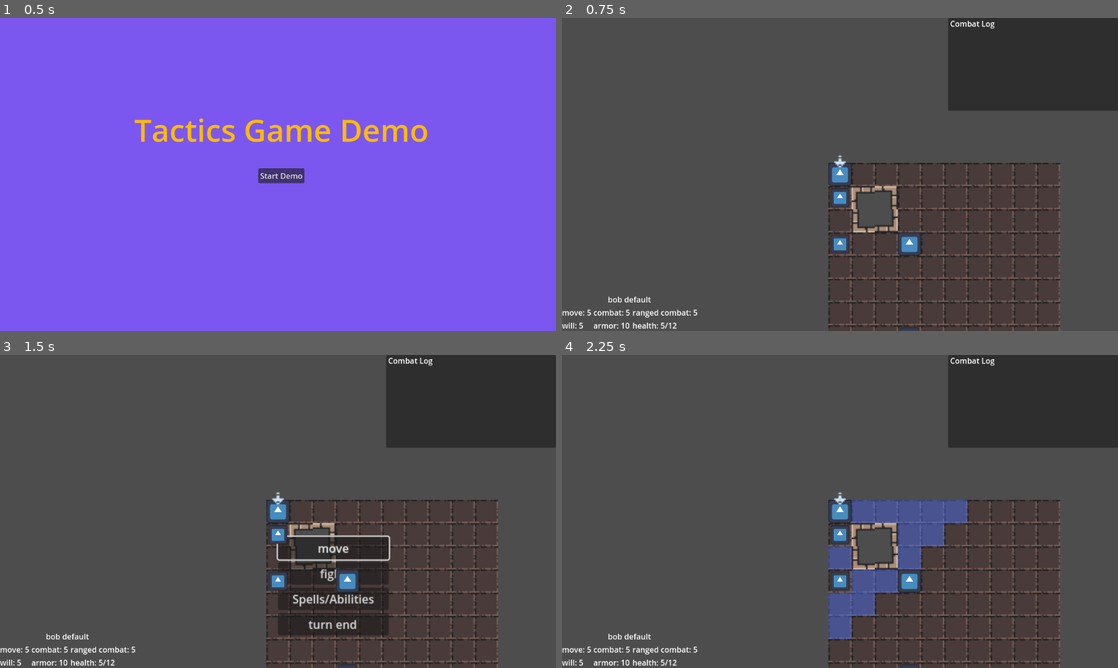
Above: before the commit, frames 1-4 (two rows, left to right).
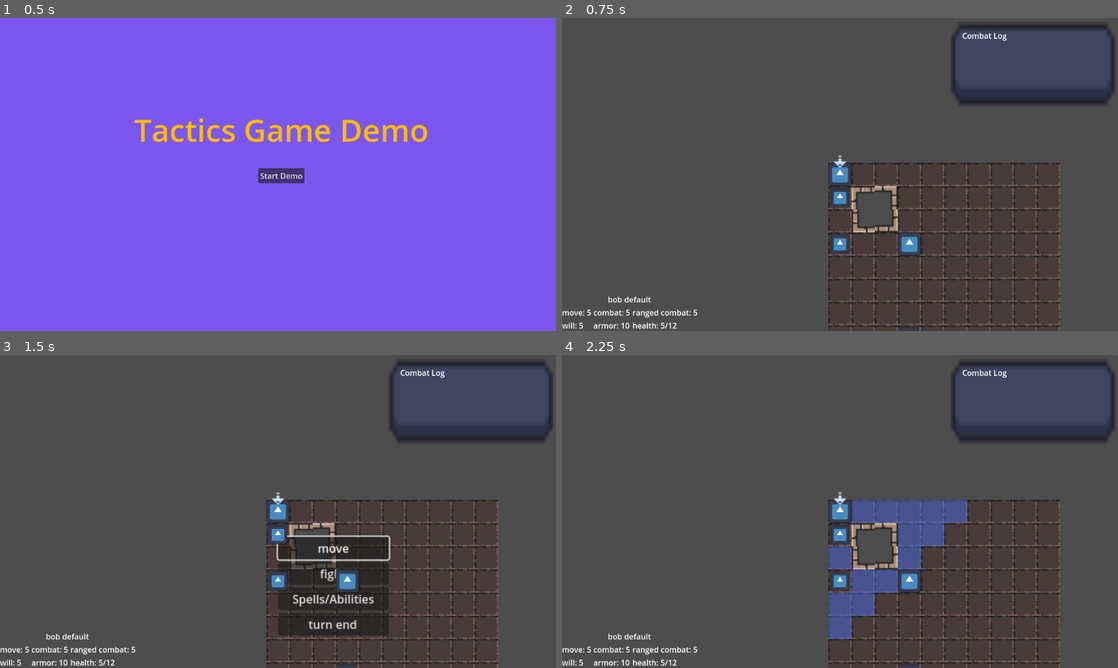
Above: after the commit, the same moments.

Repository: brianhall1313/dungeon-tactics
Game: Godot game, scene res://Scene/start_screen.tscn
Same seed, same stepped clock (60 frames per second), same inputs: the game is played once before the commit and once after it. The engine's default icon, where the game draws it, is replaced by a stand-in: a white triangle on a blue panel in a dark square.
Inputs (mouse positions are in pixels of both pictures, inside the frame that each line leads up to):
- Up to frame 1 (0.5 s): no input
- Up to frame 2 (0.75 s): click "Start Demo" at 0.5 s
- Up to frame 3 (1.5 s): tap Enter at 1.25 s; move the mouse to (472, 401) at 1.27 s
- Up to frame 4 (2.25 s): click "move" at 2 s

Frame 1 is identical in both runs. In frame 2, 6.6% of the frame differs, in the area x 69-100%, y 0-30%; in frame 3, 6.6%; in frame 4, 6.6%.

Commit message:
more ui stuff. mostly a texture

Diff:
--- a/Resources/dungeon_theme.tres
+++ b/Resources/dungeon_theme.tres
@@ -1,3 +1,10 @@
-[gd_resource type="Theme" format=3 uid="uid://5fu88ou1dk5"]
+[gd_resource type="Theme" load_steps=3 format=3 uid="uid://5fu88ou1dk5"]
+
+[ext_resource type="Texture2D" uid="uid://dimkdtwax3x3g" path="res://textures/gui.tres" id="1_hrj3e"]
+
+[sub_resource type="StyleBoxTexture" id="StyleBoxTexture_1fhaq"]
+texture = ExtResource("1_hrj3e")
 
 [resource]
+PanelContainer/styles/panel = SubResource("StyleBoxTexture_1fhaq")
+RichTextLabel/fonts/normal_font = null
--- a/Scene/Map.tscn
+++ b/Scene/Map.tscn
@@ -16,6 +16,7 @@
 [ext_resource type="PackedScene" uid="uid://r8mhoiii4nhu" path="res://Scene/field_menu.tscn" id="13_ushiy"]
 [ext_resource type="PackedScene" uid="uid://ccnqpbi2cakl6" path="res://Scene/fight_menu.tscn" id="14_l63jg"]
 [ext_resource type="Script" path="res://Scene/combat_log.gd" id="16_k84q2"]
+[ext_resource type="Theme" uid="uid://5fu88ou1dk5" path="res://Resources/dungeon_theme.tres" id="16_lckb1"]
 [ext_resource type="PackedScene" uid="uid://ccsje0piy6svi" path="res://Scene/selected_character_info.tscn" id="19_vapic"]
 
 [sub_resource type="TileSetAtlasSource" id="TileSetAtlasSource_y8y1k"]
@@ -114,8 +115,16 @@
 offset_left = 800.0
 offset_right = 1152.0
 offset_bottom = 192.0
+theme = ExtResource("16_lckb1")
 
-[node name="combat_log" type="RichTextLabel" parent="CanvasLayer/PanelContainer"]
+[node name="MarginContainer" type="MarginContainer" parent="CanvasLayer/PanelContainer"]
+layout_mode = 2
+theme_override_constants/margin_left = 25
+theme_override_constants/margin_top = 25
+theme_override_constants/margin_right = 25
+theme_override_constants/margin_bottom = 25
+
+[node name="combat_log" type="RichTextLabel" parent="CanvasLayer/PanelContainer/MarginContainer"]
 layout_mode = 2
 theme_override_font_sizes/normal_font_size = 16
 text = " Combat Log
--- /dev/null
+++ b/textures/gui.tres
@@ -0,0 +1,7 @@
+[gd_resource type="AtlasTexture" load_steps=2 format=3 uid="uid://dimkdtwax3x3g"]
+
+[ext_resource type="Texture2D" uid="uid://b4jkulprh2s7s" path="res://textures/GUI.png" id="1_3mk67"]
+
+[resource]
+atlas = ExtResource("1_3mk67")
+region = Rect2(144, 112, 48, 16)
Not shown: 1 places in Scene/Map.tscn that only renumber resources
Binary file added: textures/GUI.png
Not shown, added: textures/GUI.png.import
